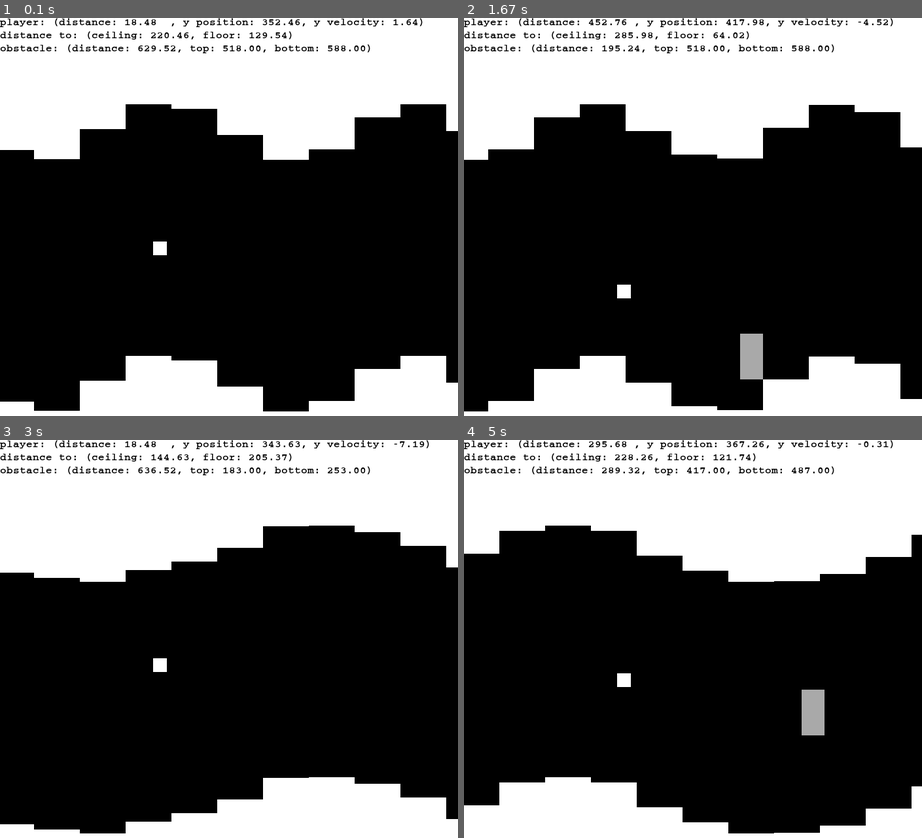
Above: before the commit, frames 1-4 (two rows, left to right).
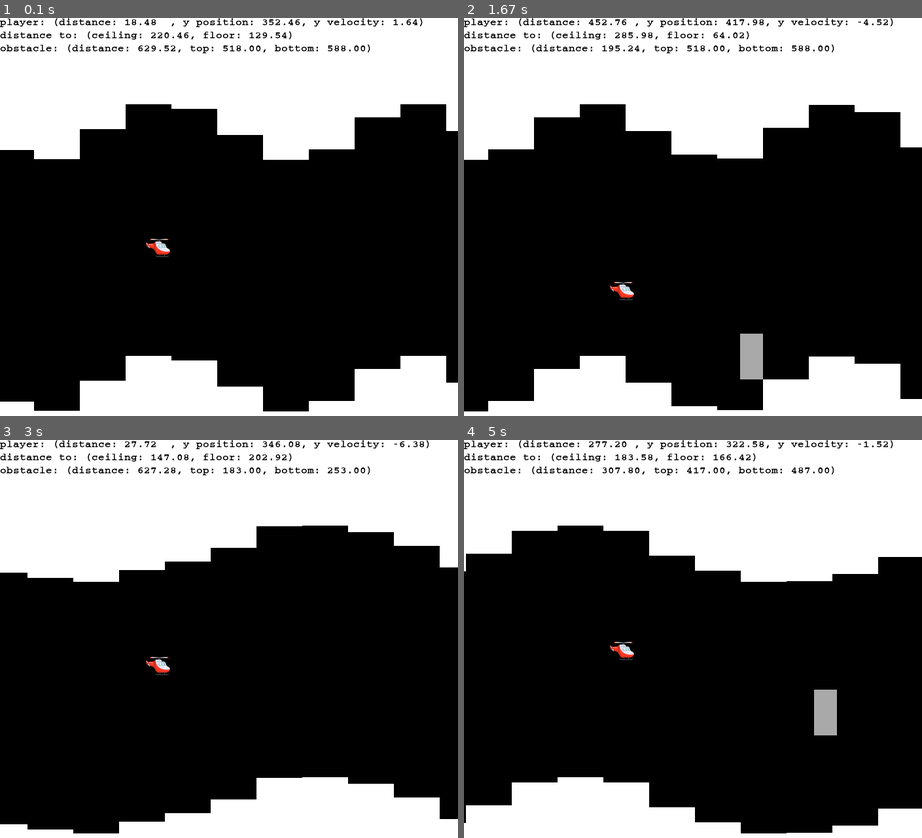
Above: after the commit, the same moments.

Repository: uzgit/helicopter-game
Game: pygame game, started from pixelcopter.py
Two runs of this game, one before a commit and one after it. Both use one fixed random seed, a clock stepped at 60 frames per second and the inputs below.
Inputs:
- Up to frame 1 (0.1 s): no input
- Up to frame 2 (1.67 s): tap W at 0.33, 0.73, 1.03, 1.23, 1.57 s
- Up to frame 3 (3 s): tap W at 1.87, 2.07, 2.37, 2.63, 2.97 s
- Up to frame 4 (5 s): tap W at 3.27, 3.4, 3.8, 4.1, 4.47, 4.87 s

The runs differ from the first frame. In frame 1, 0.2% of the frame differs, in the area x 31-38%, y 55-61%; in frame 2, 0.2%; in frame 3, 1.1%; in frame 4, 2.9%, in the area x 0-100%, y 0-99%.

Commit message:
Changed picture for helicopter.

Diff:
--- a/pixelcopter.py
+++ b/pixelcopter.py
@@ -85,6 +85,8 @@
     def __init__(self, speed, SCREEN_WIDTH, SCREEN_HEIGHT):
         pygame.sprite.Sprite.__init__(self)
 
+        helicopter = pygame.image.load("images/helicopter_tiny.png")
+
         pos_init = (int(SCREEN_WIDTH * 0.35), SCREEN_HEIGHT / 2)
         self.pos = vec2d(pos_init)
         self.speed = speed
@@ -95,17 +97,18 @@
         self.width = SCREEN_WIDTH * PLAYER_WIDTH_COEFFICIENT
         self.height = SCREEN_HEIGHT * PLAYER_HEIGHT_COEFFICIENT
 
-        image = pygame.Surface((self.width, self.height))
+        image = pygame.Surface((2*self.width, 1.5*self.height))
         image.fill((0, 0, 0, 0))
         image.set_colorkey((0, 0, 0))
 
-        pygame.draw.rect(
-            image,
-            WHITE,
-            (0, 0, self.width, self.height),
-            0
-        )
-
+#        pygame.draw.rect(
+#            image,
+#            WHITE,
+#            (0, 0, self.width, self.height),
+#            0
+#        )
+
+        image.blit(helicopter, (0,0))
         self.image = image
         self.rect = self.image.get_rect()
         self.rect.center = pos_init
Binary file added: images/clipart64728.png
Binary file added: images/helicopter.png
Binary file added: images/helicopter_medium.png
Binary file added: images/helicopter_small.png
Binary file added: images/helicopter_tiny.png
Binary file added: images/screenshot_with_helicopter.png
